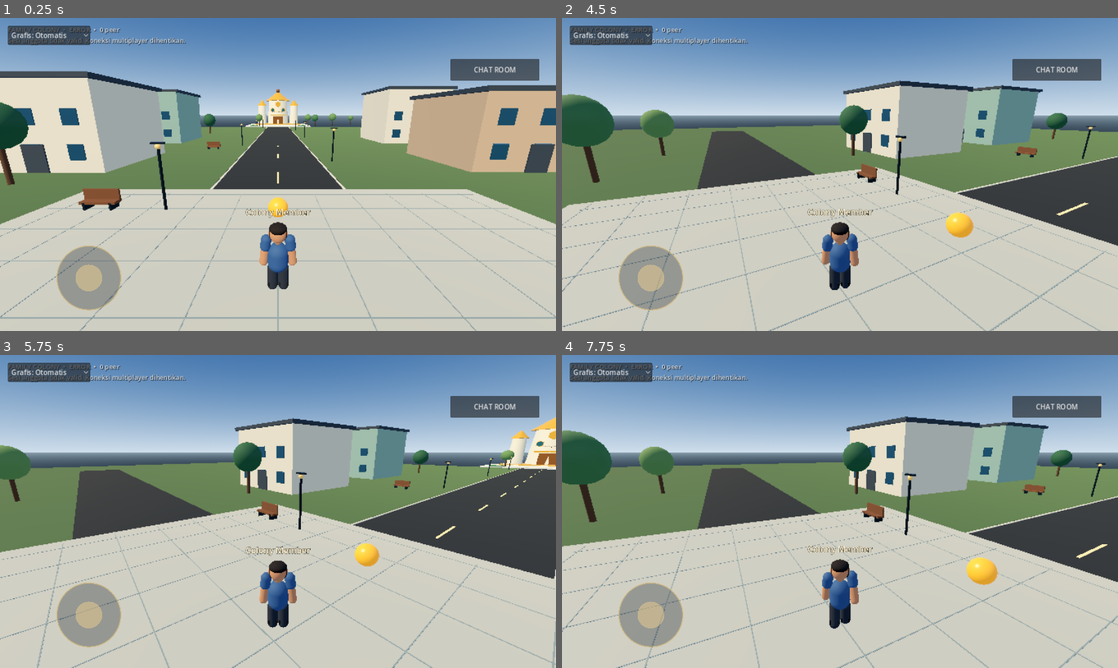
Above: before the commit, frames 1-4 (two rows, left to right).
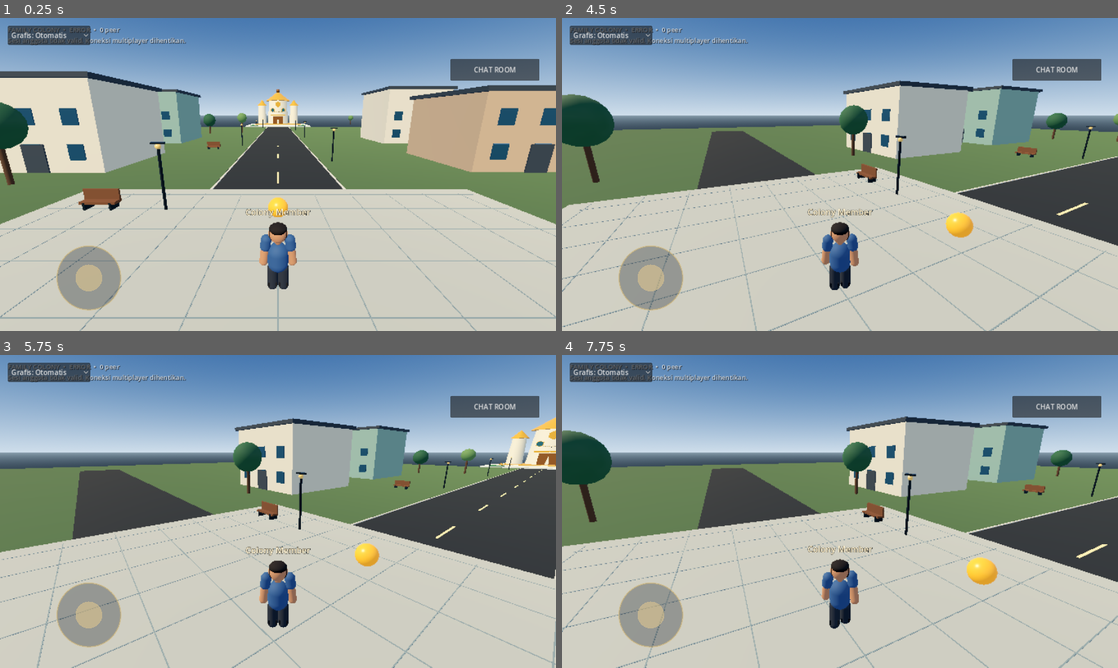
Above: after the commit, the same moments.

Repository: itok1234/FAMILY-COLONY
Game: Godot game, scene res://scenes/world.tscn
Two runs of this game, one before a commit and one after it. Both use one fixed random seed, a clock stepped at 60 frames per second and the inputs below.
Inputs (mouse positions are in pixels of both pictures, inside the frame that each line leads up to):
- Up to frame 1 (0.25 s): no input
- Up to frame 2 (4.5 s): drag from (650, 277) to (895, 105) at 0.52 s; drag from (728, 190) to (812, 237) at 1.27 s; click "Grafis: Otomatis" at 2 s; click "CHAT ROOM" at 2.75 s; click "TUTUP" at 3.5 s; tap Enter at 4.25 s; move the mouse to (895, 105) at 4.27 s; hold D (move_right) from 4.28 s (still down); hold E (interact) from 4.28 s (still down)
- Up to frame 3 (5.75 s): release D (move_right) at 5 s; release E (interact) at 5 s; drag from (250, 574) to (111, 464) at 5.02 s
- Up to frame 4 (7.75 s): move the mouse to (1006, 558) at 5.77 s; hold A (move_left) 5.78-6.5 s; hold E (interact) 5.78-6.5 s; drag from (673, 464) to (756, 433) at 6.52 s; move the mouse to (867, 511) at 7.27 s; hold S (move_back) from 7.28 s (still down); hold E (interact) from 7.28 s (still down); click (867, 511) at 7.42 s

The runs differ from the first frame. In frame 1, 0.2% of the frame differs, in the area x 42-61%, y 30-37%; in frame 2, 0.5%; in frame 3, 0.7%, in the area x 0-93%, y 28-47%; in frame 4, 0.5%.

Commit message:
Keep royal citadel approach clear of procedural trees

Diff:
--- a/godot_world/scripts/environment_builder.gd
+++ b/godot_world/scripts/environment_builder.gd
@@ -143,7 +143,7 @@
 	for i in range(tree_count):
 		var x := _rng.randf_range(-48.0, 48.0)
 		var z := _rng.randf_range(-150.0, 20.0)
-		if absf(x) < 9.0 or (absf(x) < 18.0 and absf(z) < 15.0):
+		if absf(x) < 9.0 or (absf(x) < 18.0 and absf(z) < 15.0) or (absf(x) < 22.0 and z < -112.0):
 			continue
 		var height := _rng.randf_range(2.8, 4.0)
 		_cylinder(trees_root, 0.22, height, Vector3(x, height * 0.5 - 0.48, z), bark, "TreeTrunk")
